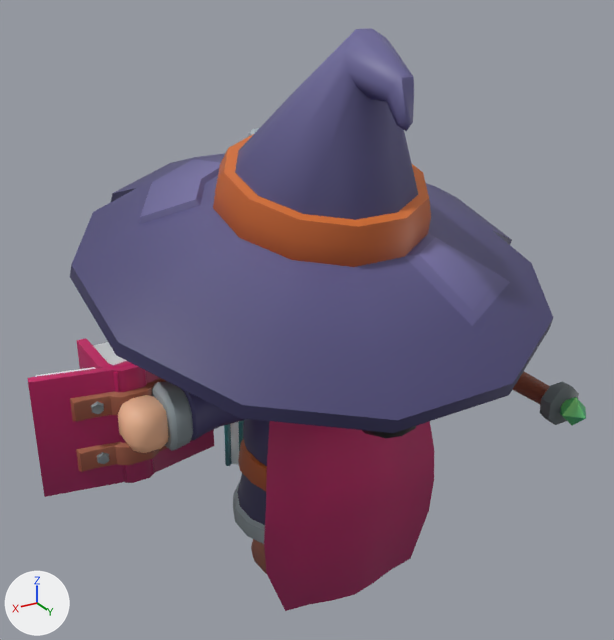
The glTF model apps/client/public/models/kaykit-adventurers/mage.glb as it was, and as the next commit left it.
Rendered twice from a camera (50 mm lens) standing at (1.928, 3.135, 2.974) and looking at (0.002, -0.074, 1.369). Arrows for +X, +Y and +Z are at lower left; the lights stay in place. The picture after the commit comes second. Where no turn or scale is listed for an object, it has been applied to the vertices.

The scene before the commit, as lines of its bpy script (objects in view):
```python
me_cube_12902 = bpy.data.meshes.new('Cube.12902')
me_cube_12902.from_pydata(...)  # 148 vertices, 292 faces; spans x -0.414..0.414, y -0.111..0.111, z -0.284..0.284
me_cube_12902.materials.append(mat_mage_texture)  # picture img_mage_texture
me_cube_157 = bpy.data.meshes.new('Cube.157')
me_cube_157.from_pydata(...)  # 236 vertices, 468 faces; spans x 0.089..0.971, y -0.136..0.136, z 0.957..1.252
me_cube_157.materials.append(mat_mage_texture)  # picture img_mage_texture
me_cylinder_039 = bpy.data.meshes.new('Cylinder.039')
me_cylinder_039.from_pydata(...)  # 218 vertices, 440 faces; spans x -0.29..0.29, y -1.08..1.08, z -0.15..0.15
me_cylinder_039.materials.append(mat_mage_texture)  # picture img_mage_texture
ob_2h_staff = bpy.data.objects.new('2H_Staff', me_cylinder_039)
ob_2h_staff.location = (-0.84, -0.177, 1.049)
ob_mage_armleft = bpy.data.objects.new('Mage_ArmLeft', me_cube_157)
ob_mage_armleft.location = (0.0, 0.0, 0.0)
ob_spellbook_open = bpy.data.objects.new('Spellbook_open', me_cube_12902)
ob_spellbook_open.location = (0.883, -0.169, 1.049)
# also in view: 'Mage_Hat' at (0.0, -0.003, 2.047); 'Spellbook' at (0.883, -0.268, 1.049); 'Mage_Cape' at (0.0, 0.215, 0.646); 'Mage_Body' at (0.0, -0.005, 0.831)
```
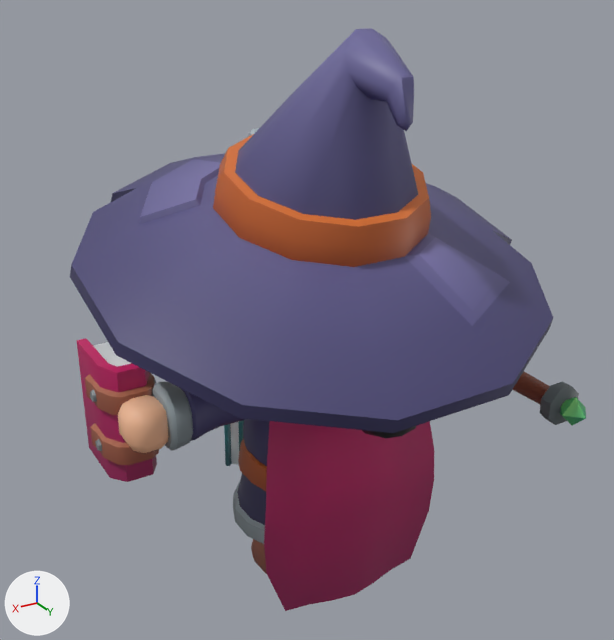
What differs and where, as boxes (x1, y1, x2, y2) in the pictures (614 x 640 px):
'Spellbook_open', deleted (red)
    before: (28, 361, 214, 497)
'Spellbook', unchanged, uncovered by the edit
    both: (76, 338, 159, 482)

The change in detail:
Object 'Spellbook_open' (ob_spellbook_open) is deleted.
